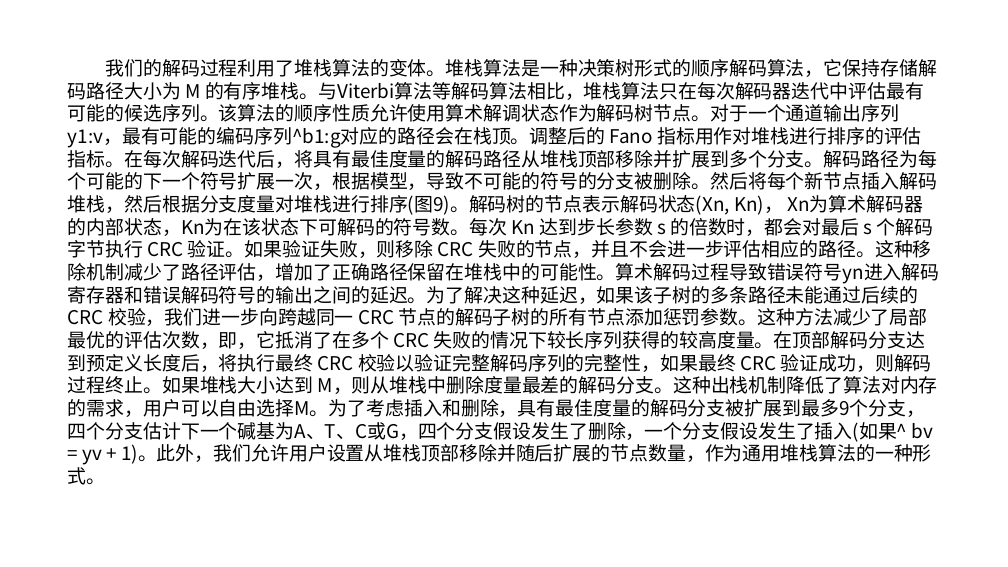
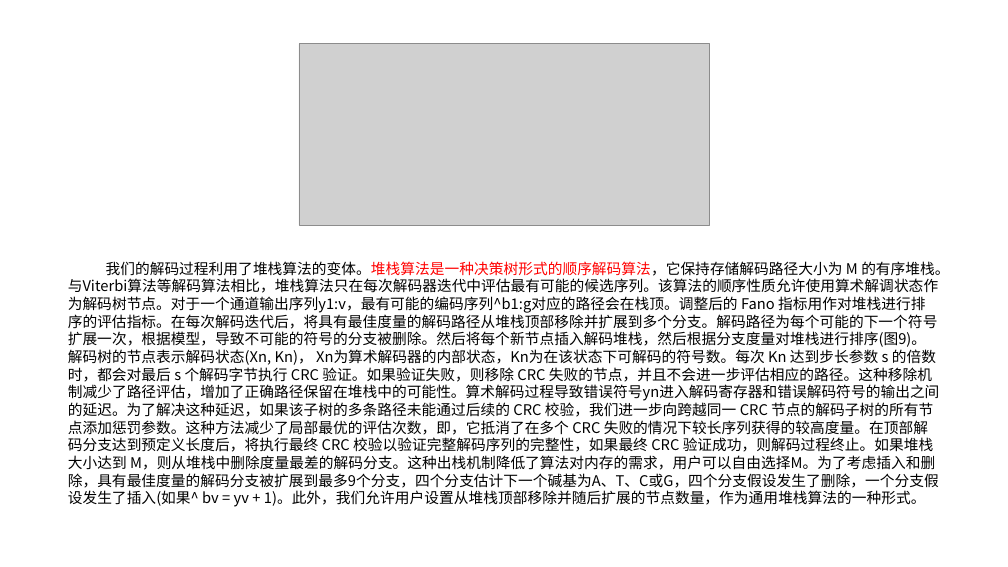
Before and after one commit to Dengminggg/DNA-Storage, a slide deck: slide 17 of DNA-Aeon/DNA-Aeon 为 DNA 存储中的约束遵守和纠错提供灵活的算术编码.pptx (slide 16 before the commit). Drawn at 1008x567 pixels with LibreOffice and Linux fonts; fonts in the diff are those of the drawing; grey boxes stand for pictures. Boxes give left, top, right and bottom in pixels: in the first picture for what was removed or moved away, otherwise in the second. Text is boxed around its words. In the diff, an @@ line names an element or a change of style, - is before the commit and + after.

```diff
--- a/DNA-Aeon/DNA-Aeon 为 DNA 存储中的约束遵守和纠错提供灵活的算术编码.pptx
+++ b/DNA-Aeon/DNA-Aeon 为 DNA 存储中的约束遵守和纠错提供灵活的算术编码.pptx
@@ picture added at [299,44,709,225] @@
@@ text "我们的解码过程利用了堆栈算法的变体。堆栈算法是一种决策树形式的顺序解码算法，它保持存储解码路径大小为 M 的有序堆栈。与 ...": place and size @@
-text "我们的解码过程利用了堆栈算法的变体。堆栈算法是一种决策树形式的顺序解码算法，它保持存储解码路径大小为 M 的有序堆栈。与 ..." at [68,59,940,485]
+text "我们的解码过程利用了堆栈算法的变体。堆栈算法是一种决策树形式的顺序解码算法，它保持存储解码路径大小为 M 的有序堆栈。与 ..." at [68,261,949,507]
@@ text "我们的解码过程利用了堆栈算法的变体。堆栈算法是一种决策树形式的顺序解码算法，它保持存储解码路径大小为 M 的有序堆栈。与 ..." at [68,261,949,507]: size 18 to 14 pt; text colour #000000 to #FF0000 in "我们的解码过程利用了堆栈算法的变体。堆栈算法是一种决策树形式的顺序解码算法，它保持存储解码路径大小为" @@
```
Also in this commit, not shown: 13 other slides changed, 1 slide added, 1 other file.
